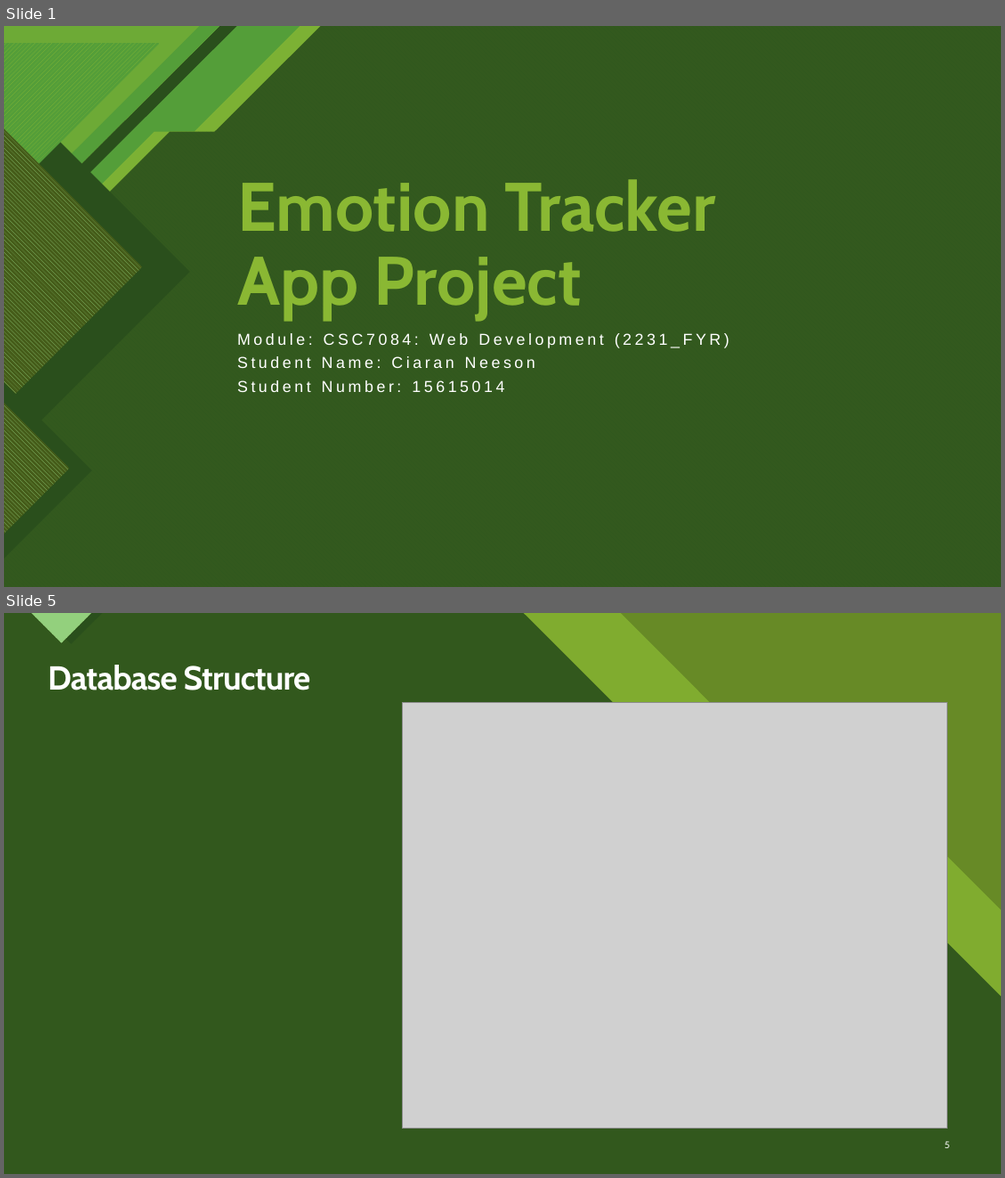
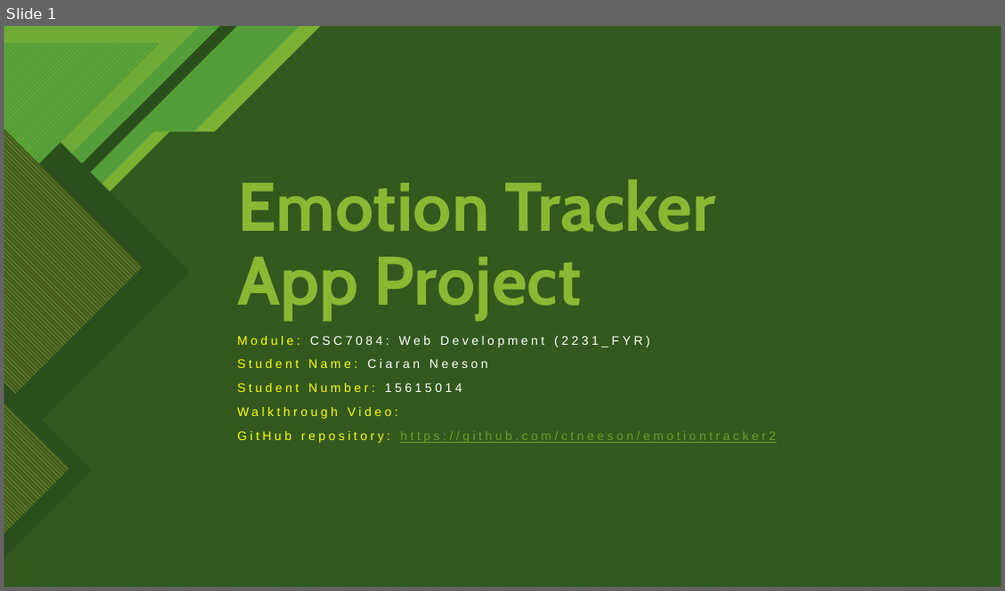
Before and after one commit to ctneeson/emotiontracker2, a slide deck: Emotion Tracker App Project.pptx. Shown one above the other, each under a label of ours: slides 1 and 5 before the commit, slide 1 after it; the slides between them are not shown. The pictures are 1005x1178 and 1005x591 pixels, drawn with LibreOffice and Linux fonts; fonts in the diff are those of the drawing; grey boxes stand for pictures. Boxes give left, top, right and bottom in pixels: in the first picture for what was removed or moved away, otherwise in the second. Text is boxed around its words. In the diff, an @@ line names an element or a change of style, - is before the commit and + after.

```diff
--- a/Emotion Tracker App Project.pptx
+++ b/Emotion Tracker App Project.pptx
@@ slide 5 removed at [4,613,1001,1174], background #8AB833; not listed: 10 template elements that a slide beside it also shows @@
@@ rectangle removed at [4,613,1001,1174] @@
@@ rectangle removed at [4,613,1001,1174] @@
@@ freeform shape removed at [4,613,1001,1174] @@
@@ freeform shape removed at [4,613,1001,1174] @@
@@ title removed at [48,665,311,690] @@
-Database Structure
@@ picture removed at [402,703,947,1128] @@
@@ page number removed at [945,1141,950,1148] @@
-5
@@ slide 1 changed as well @@
@@ subtitle at [237,336,650,392]: size 15.3 to 12 pt in "Module: CSC7084: Web Development (2231_FYR)", "Student Name: Ciaran Neeson", "Student Number: 15615014"; text colour #FFFFFF to #FFFF00 in "Module:", "Student Name:", "Student Number:"; line spacing 0.7 to 0.9 @@
@@ subtitle at [237,407,776,443]: paragraphs added @@
+Walkthrough Video:
+GitHub repository: https://github.com/ctneeson/emotiontracker2
```
Also in this commit, not shown: 2 other slides changed, 7 slides added, 13 other slides removed.
